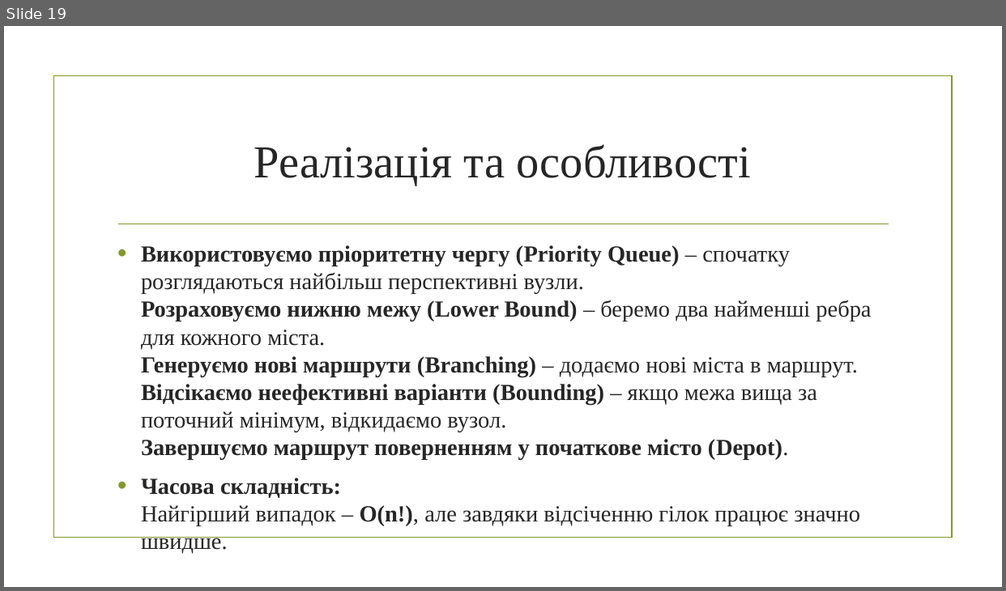
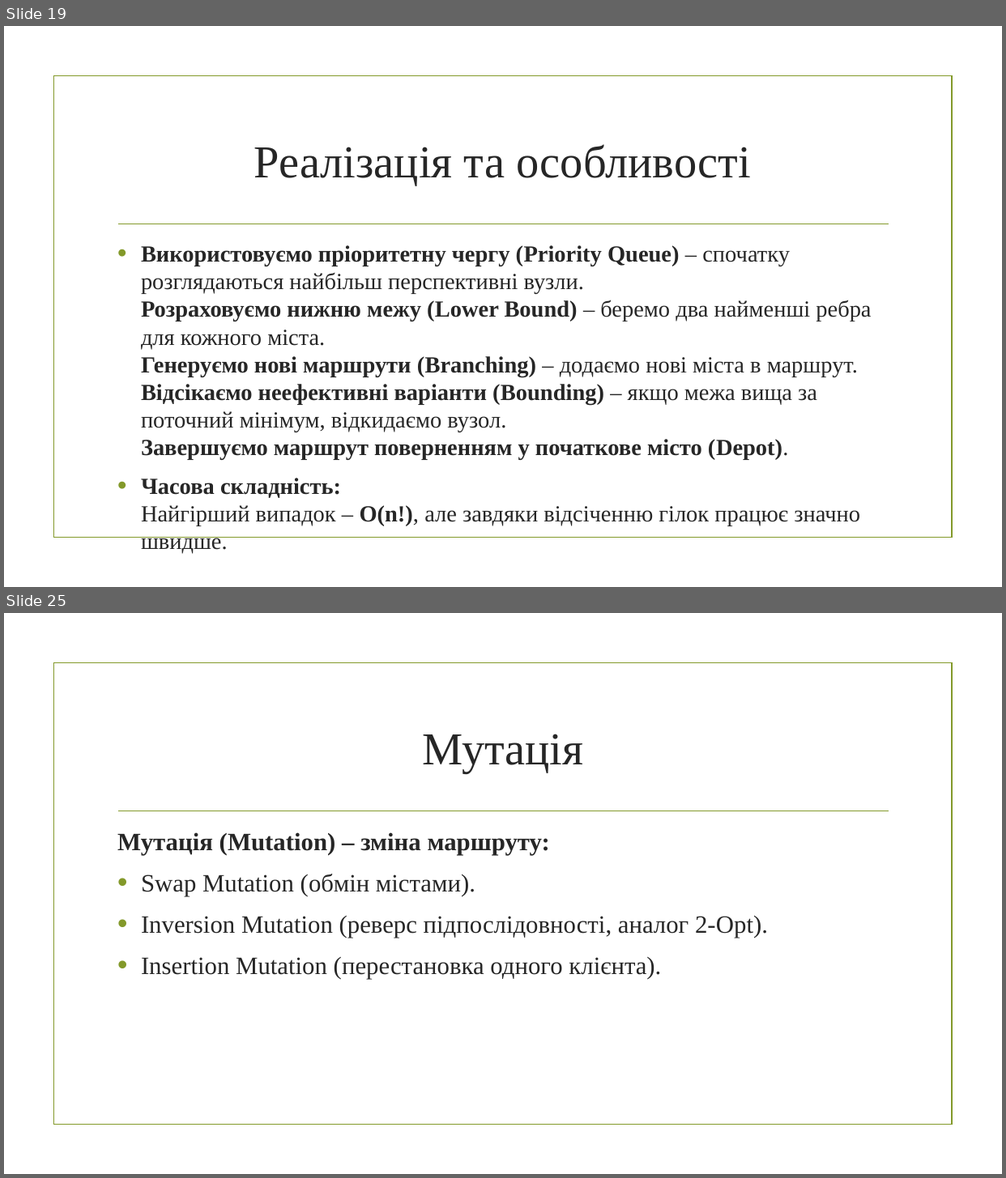
Before and after one commit to mecchmatProjects/Facultative, a slide deck: Lect6.pptx. Shown one above the other, each under a label of ours: slide 19 before the commit, slides 19 and 25 after it; the slides between them are not shown. The pictures are 1006x591 and 1006x1178 pixels, drawn with LibreOffice and Linux fonts; fonts in the diff are those of the drawing; background and template pictures are left out. Boxes give left, top, right and bottom in pixels: in the first picture for what was removed or moved away, otherwise in the second. Text is boxed around its words. In the diff, an @@ line names an element or a change of style, - is before the commit and + after.

```diff
--- a/Lect6.pptx
+++ b/Lect6.pptx
@@ slide 25 added at bbox=[4, 613, 1002, 1174], background picture (left out); not listed: 2 template elements that a slide beside it also shows @@
@@ title added at bbox=[422, 734, 583, 773], 44 pt, text #262626 @@
+Мутація
@@ text added at bbox=[117, 833, 768, 979], 24 pt, text #262626 @@
+Мутація (Mutation) – зміна маршруту:
+• Swap Mutation (обмін містами).
+• Inversion Mutation (реверс підпослідовності, аналог 2-Opt).
+• Insertion Mutation (перестановка одного клієнта).
```
Also in this commit, not shown: 1 slide changed, 8 other slides added, 2 slides removed, 1 other file.
